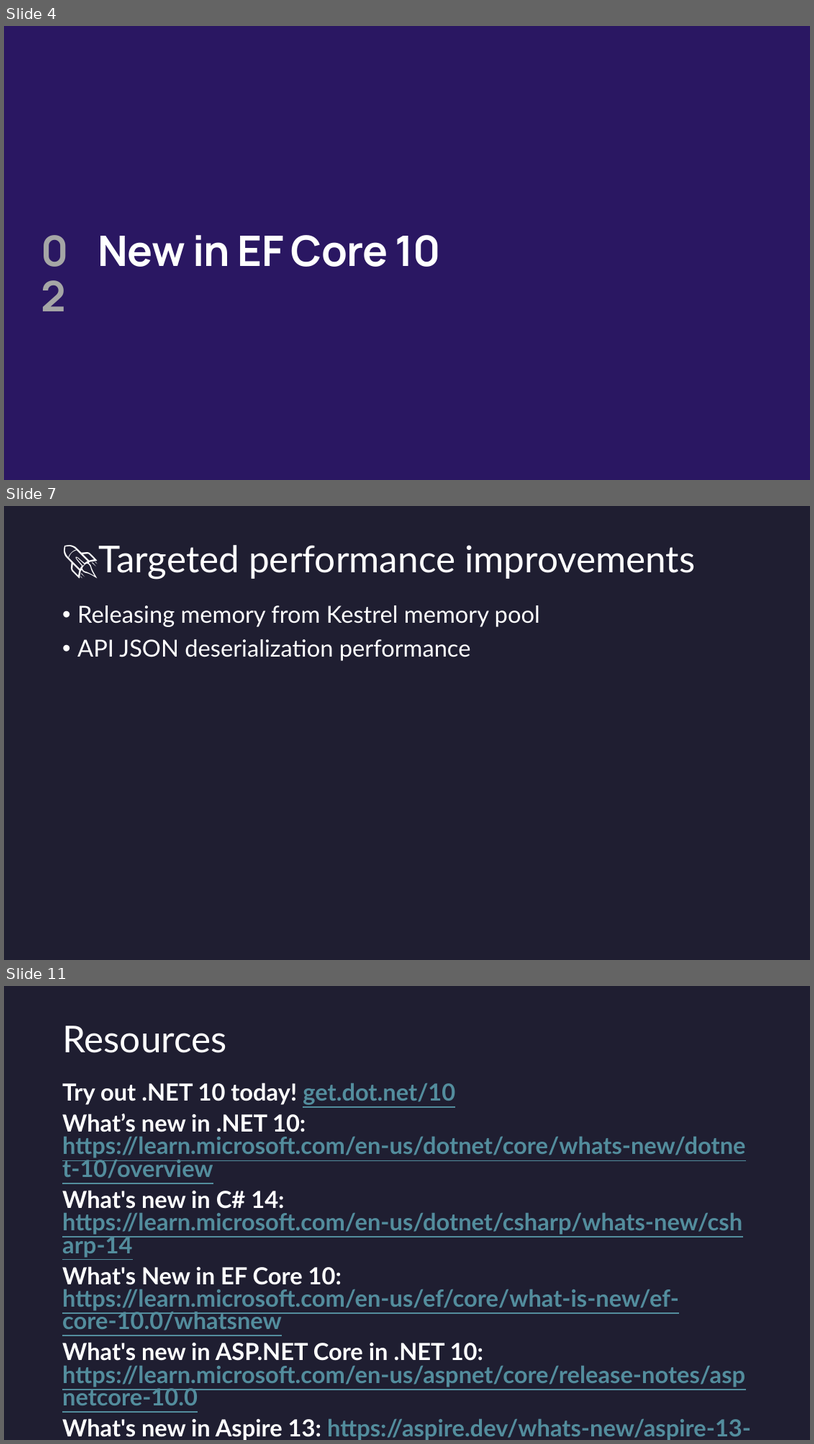
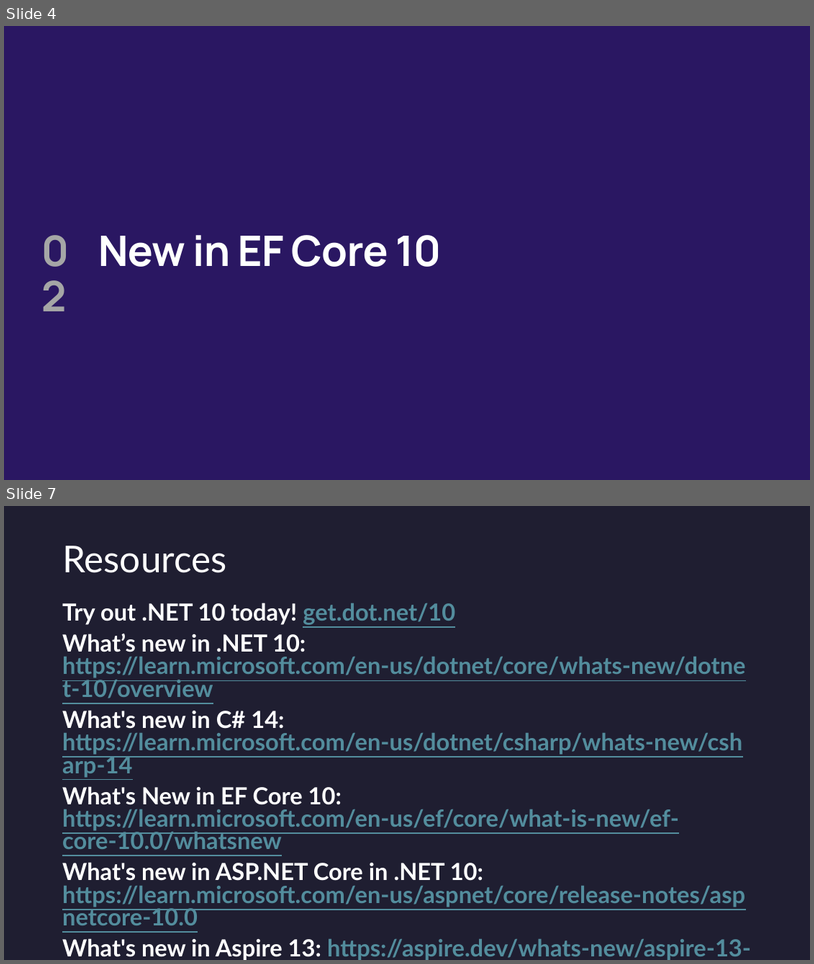
Before and after one commit to sparraguerra/dotnetconf2025, a slide deck: docs/Whats New in .NET 10 and C# 14.pptx. Shown one above the other, each under a label of ours: slides 4, 7 and 11 before the commit, slides 4 and 7 after it; the slides between them are not shown. The pictures are 814x1444 and 814x964 pixels, drawn with LibreOffice and Linux fonts; fonts in the diff are those of the drawing; background and template pictures are left out. Boxes give left, top, right and bottom in pixels: in the first picture for what was removed or moved away, otherwise in the second. Text is boxed around its words. In the diff, an @@ line names an element or a change of style, - is before the commit and + after.

```diff
--- a/docs/Whats New in .NET 10 and C# 14.pptx
+++ b/docs/Whats New in .NET 10 and C# 14.pptx
@@ slide 7 removed at bbox=[4, 506, 810, 960], background #1F1E31 @@
@@ title removed at bbox=[99, 545, 695, 579] @@
-🚀Targeted performance improvements
@@ text removed at bbox=[77, 605, 540, 661] @@
-• Releasing memory from Kestrel memory pool
-• API JSON deserialization performance
@@ what was slide 11 is now slide 7 @@
```
Also in this commit, not shown: 2 slides changed, 1 slide added, 4 other slides removed.
